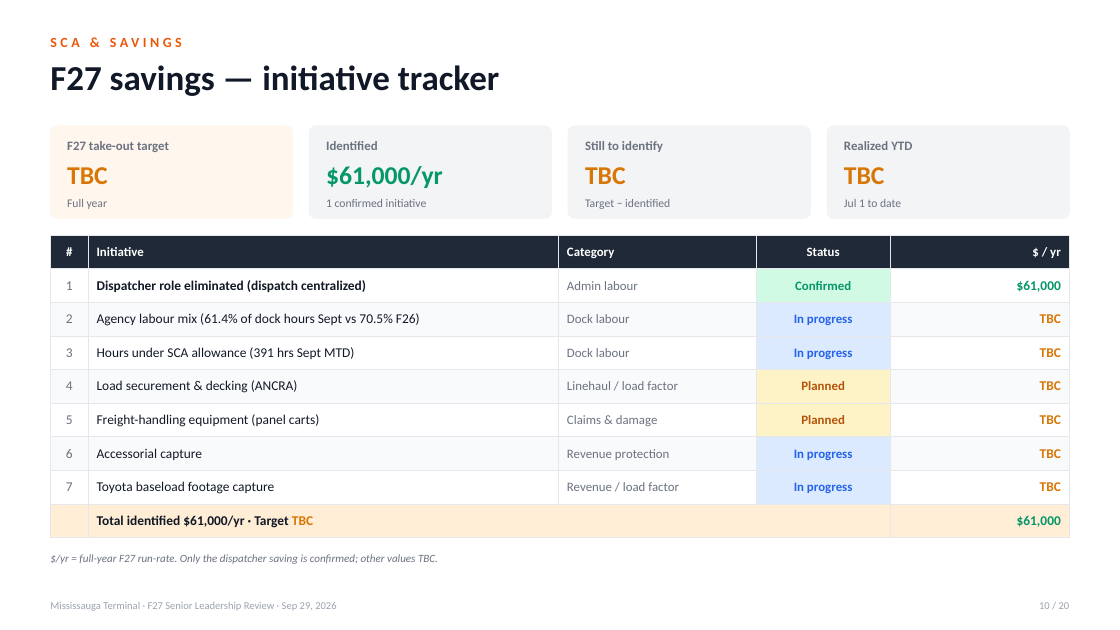
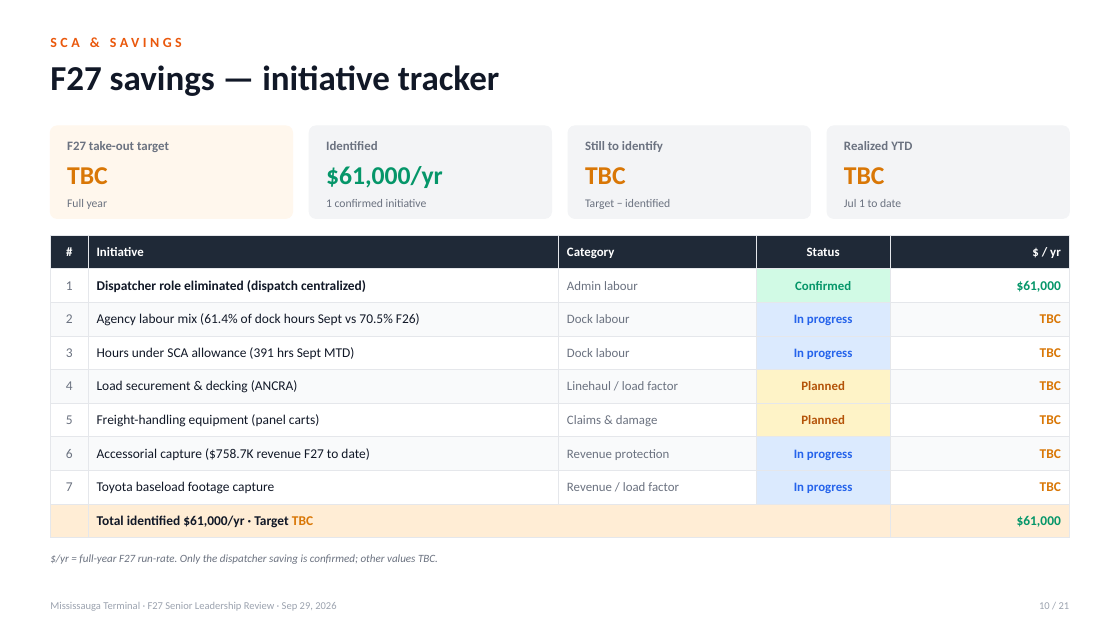
Before and after one commit to FuoriclasseX/mississauga-terminal-f26-cost-transformation-dashboard, a slide deck: slide 10 of presentation/Mississauga_F27_Leadership_Review_Sep29.pptx. Drawn at 1120x630 pixels with LibreOffice and Linux fonts; fonts in the diff are those of the drawing. Boxes give left, top, right and bottom in pixels: in the first picture for what was removed or moved away, otherwise in the second. Text is boxed around its words. In the diff, an @@ line names an element or a change of style, - is before the commit and + after.

```diff
--- a/presentation/Mississauga_F27_Leadership_Review_Sep29.pptx
+++ b/presentation/Mississauga_F27_Leadership_Review_Sep29.pptx
@@ table at bbox=[50, 235, 1070, 532] @@
-row 7, column 2: Accessorial capture
+row 7, column 2: Accessorial capture ($758.7K revenue F27 to date)
@@ text at bbox=[1039, 602, 1070, 609]: text changed @@
-10 / 20
+10 / 21
```
Also in this commit, not shown: 18 other slides changed, 1 slide added, 2 other files.
